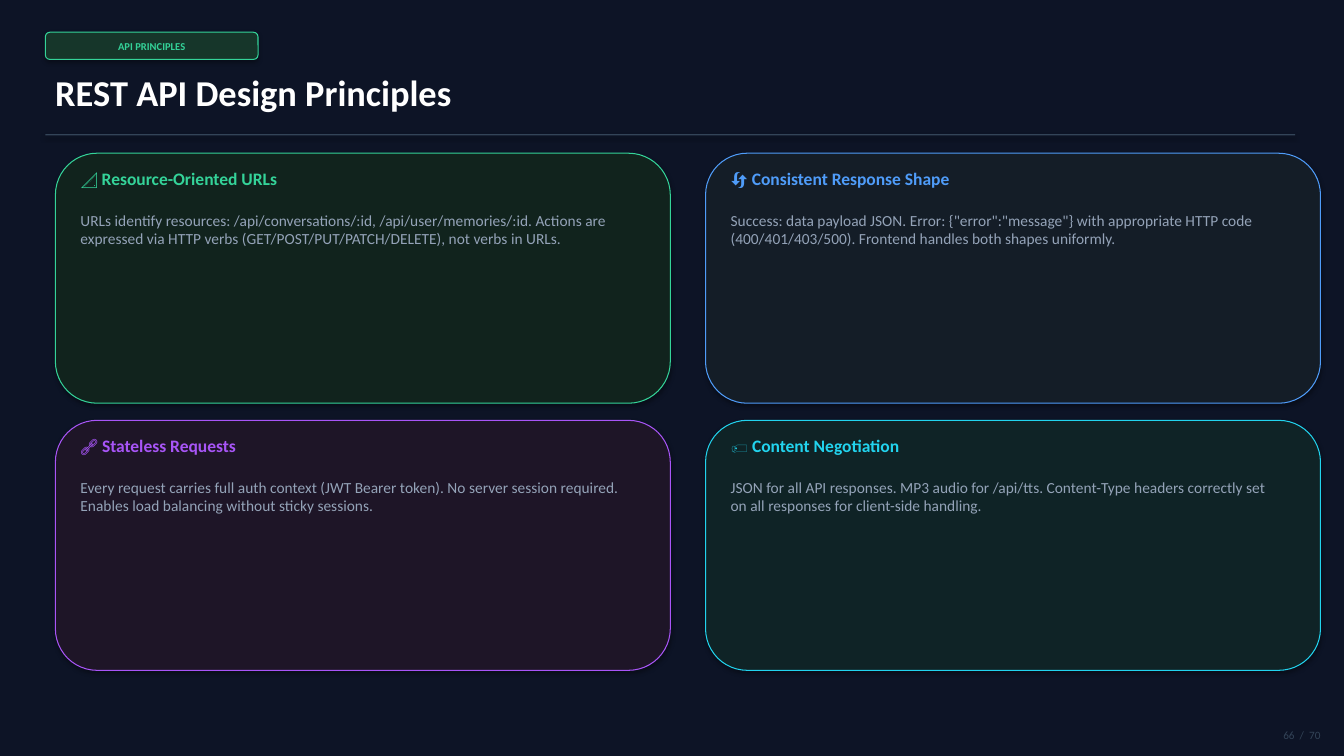
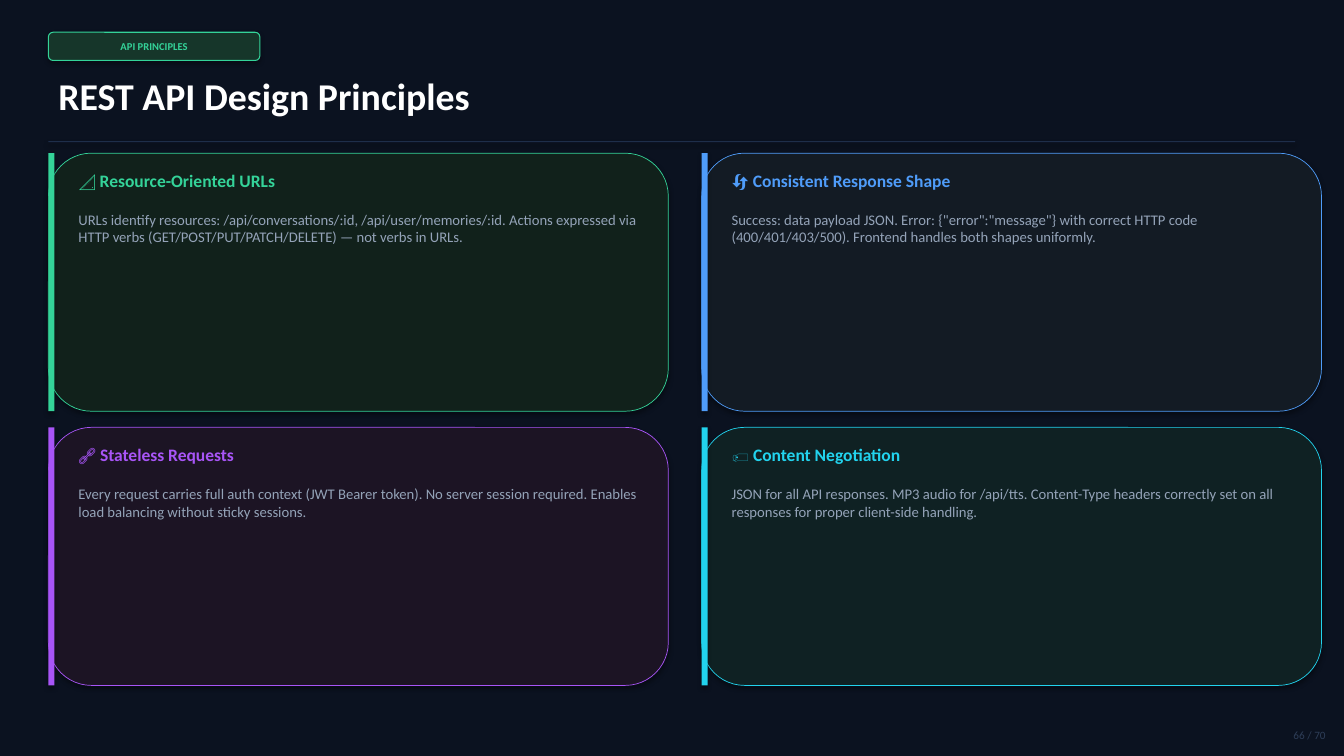
Before and after one commit to Bashab18/Chatbot, a slide deck: slide 66 of presentation/CIRA_Chatbot_Presentation.pptx. Drawn at 1344x756 pixels with LibreOffice and Linux fonts; fonts in the diff are those of the drawing. Boxes give left, top, right and bottom in pixels: in the first picture for what was removed or moved away, otherwise in the second. Text is boxed around its words. In the diff, an @@ line names an element or a change of style, - is before the commit and + after.

```diff
--- a/presentation/CIRA_Chatbot_Presentation.pptx
+++ b/presentation/CIRA_Chatbot_Presentation.pptx
@@ background #0D1426 to #0B1220 @@
@@ text "REST API Design Principles" at bbox=[58, 83, 470, 117]: size 26 to 27 pt @@
@@ rectangle: place and size @@
-rectangle at bbox=[45, 134, 1296, 135]
+rectangle at bbox=[48, 141, 1296, 142]
@@ rectangle at bbox=[48, 141, 1296, 142]: fill #334458 to #1E2E4A @@
@@ rounded rectangle: place and size @@
-rounded rectangle at bbox=[55, 153, 670, 403]
+rounded rectangle at bbox=[48, 153, 668, 411]
@@ rounded rectangle at bbox=[48, 153, 668, 411]: fill #11231D to #11211B; outline #34D399 0.75 pt to #34D399 0.5 pt @@
@@ rectangle added at bbox=[48, 153, 54, 411], fill #34D399 @@
@@ rounded rectangle: place and size @@
-rounded rectangle at bbox=[706, 153, 1321, 403]
+rounded rectangle at bbox=[702, 153, 1322, 411]
@@ rounded rectangle at bbox=[702, 153, 1322, 411]: fill #141D27 to #131B24; outline #4F9CF9 0.75 pt to #4F9CF9 0.5 pt @@
@@ rectangle added at bbox=[702, 153, 708, 411], fill #4F9CF9 @@
@@ text at bbox=[78, 215, 636, 244]: text changed; size 11 to 10.5 pt @@
-URLs identify resources: /api/conversations/:id, /api/user/memories/:id. Actions are expressed via HTTP verbs (GET/POST/PUT/PATCH/DELETE), not verbs in URLs.
+URLs identify resources: /api/conversations/:id, /api/user/memories/:id. Actions expressed via HTTP verbs (GET/POST/PUT/PATCH/DELETE) — not verbs in URLs.
@@ text at bbox=[732, 214, 1198, 245]: text changed; size 11 to 10.5 pt @@
-Success: data payload JSON. Error: {"error":"message"} with appropriate HTTP code (400/401/403/500). Frontend handles both shapes uniformly.
+Success: data payload JSON. Error: {"error":"message"} with correct HTTP code (400/401/403/500). Frontend handles both shapes uniformly.
@@ rounded rectangle: place and size @@
-rounded rectangle at bbox=[55, 420, 670, 670]
+rounded rectangle at bbox=[48, 427, 668, 686]
@@ rounded rectangle at bbox=[48, 427, 668, 686]: fill #1E1527 to #1C1424; outline #A855F7 0.75 pt to #A855F7 0.5 pt @@
@@ rectangle added at bbox=[48, 427, 54, 686], fill #A855F7 @@
@@ text "🔗 Stateless Requests": place and size @@
-text "🔗 Stateless Requests" at bbox=[102, 439, 236, 455]
+text "🔗 Stateless Requests" at bbox=[100, 448, 234, 464]
@@ rounded rectangle: place and size @@
-rounded rectangle at bbox=[706, 420, 1321, 670]
+rounded rectangle at bbox=[702, 427, 1322, 686]
@@ rounded rectangle at bbox=[702, 427, 1322, 686]: fill #0F2326 to #0F2123; outline #22D3EE 0.75 pt to #22D3EE 0.5 pt @@
@@ rectangle added at bbox=[702, 427, 708, 686], fill #22D3EE @@
@@ text "🏷️ Content Negotiation": place and size @@
-text "🏷️ Content Negotiation" at bbox=[752, 439, 900, 455]
+text "🏷️ Content Negotiation" at bbox=[753, 448, 901, 464]
@@ text "Every request carries full auth ..." at bbox=[78, 488, 637, 520]: size 11 to 10.5 pt @@
@@ text at bbox=[732, 489, 1273, 520]: text changed; size 11 to 10.5 pt @@
-JSON for all API responses. MP3 audio for /api/tts. Content-Type headers correctly set on all responses for client-side handling.
+JSON for all API responses. MP3 audio for /api/tts. Content-Type headers correctly set on all responses for proper client-side handling.
@@ text "66 / 70" at bbox=[1293, 732, 1325, 739]: text colour #334458 to #2E3E58 @@
```
Also in this commit, not shown: 69 other slides changed, 1 other file.
